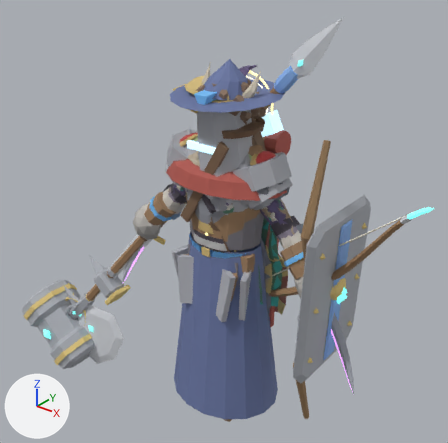
An edit to the Blender file art/creator/humanoid_slim/humanoid_slim_feminine.blend, drawn before and after from the same camera.
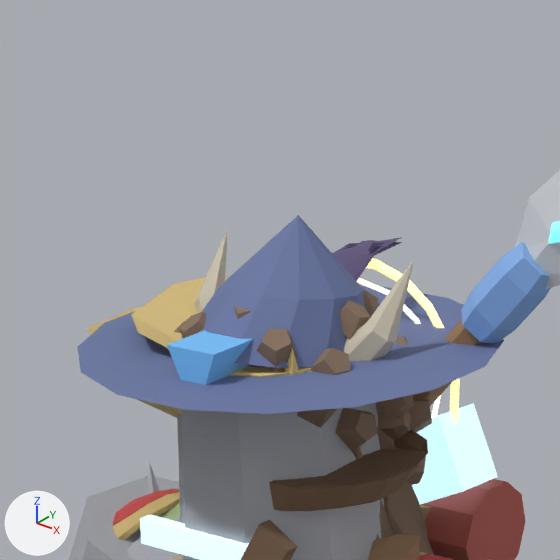
The first picture shows the older version from a 50 mm lens placed at (1.77, -2.23, 2.52), pointed at (-0.16, 0.19, 1.02). The close-ups show the older and then the newer version on the part from 33% to 67% of the width and 0% to 34% of the height of that picture. Only the edits that show in the close-ups are written down. Every picture has the same lights, and +X, +Y and +Z are marked at lower left.

In view in the first close-up: 'part.back.backpack', 'part.back.quiver', 'part.face.eyepatch', 'part.face.goggles', 'part.hair.coils', 'part.head.crown', 'part.head.great_helm', 'part.head.horns', 'part.head.wide_hat', 'part.shoulders.slabs', 'part.shoulders.veteran_plate', 'part.weapon.spear' and 11 more.
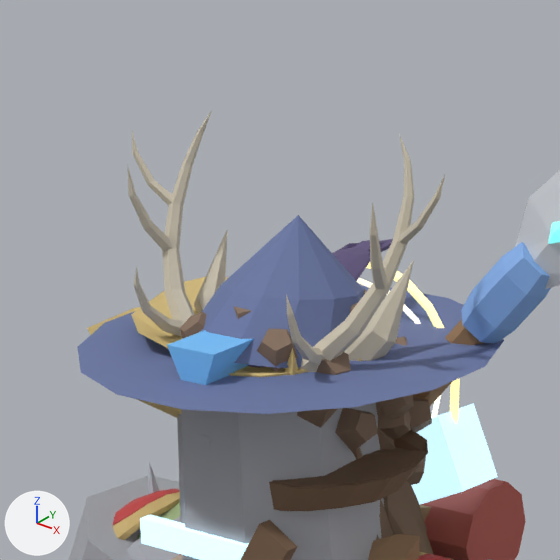
Boxes (x1, y1, x2, y2) around the edits, measured in the close-ups (560 x 560 px):
'part.head.cairn_antlers', added: after (127, 111, 445, 372)

The edits, one by one:
Mesh me_part_head_cairn_antlers is new.
It has 356 vertices, 376 faces and spans x -0.242..0.242, y -0.141..0.039, z 1.731..2.062.
Faces by material slot: [296, 80].
It uses material mat_cloth.
It uses material mat_emissive.
Object 'part.head.cairn_antlers' (ob_part_head_cairn_antlers) is new; it shows me_part_head_cairn_antlers.
Its location is (0.0, 0.0, 0.0).
